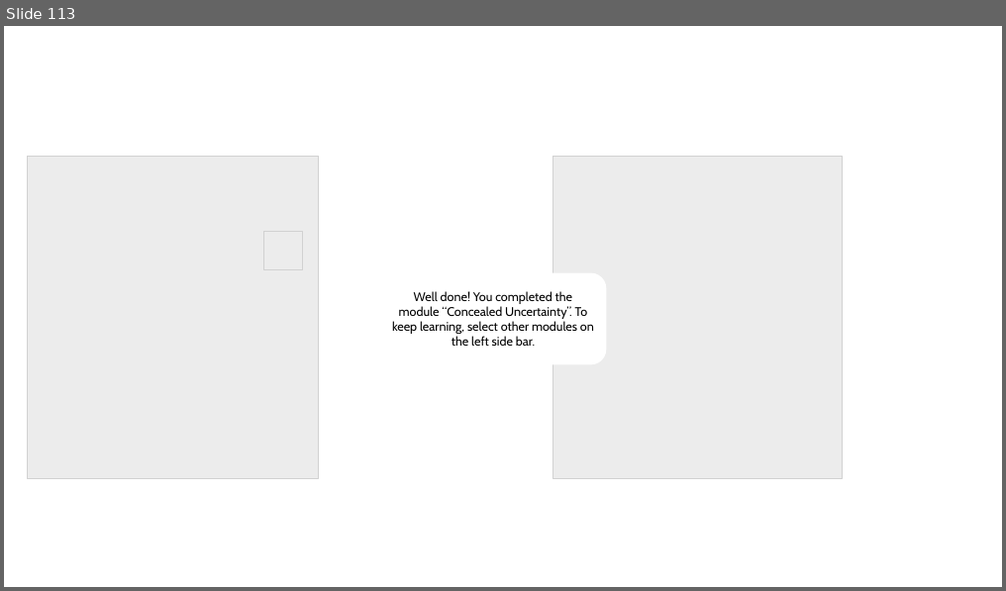
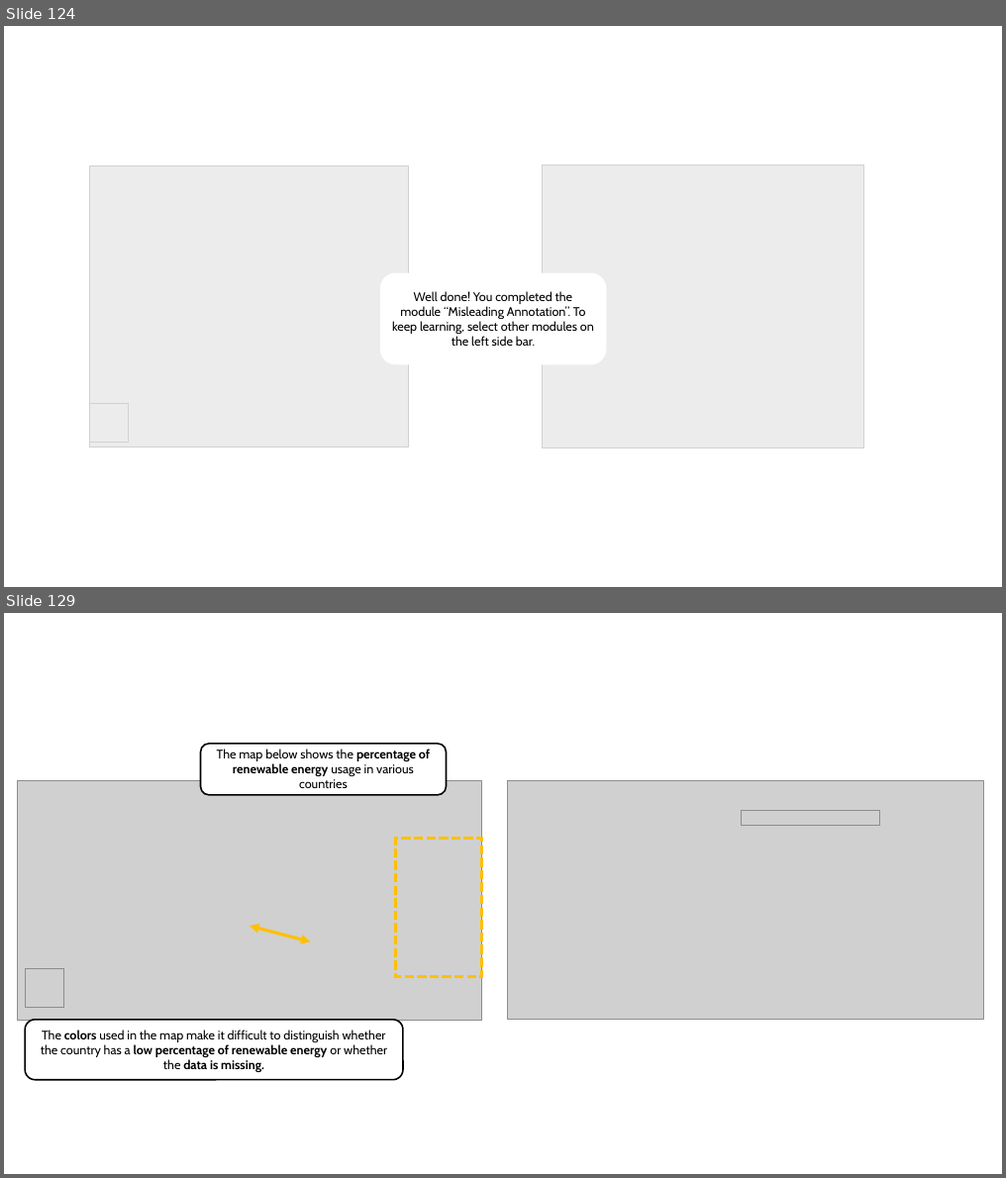
Before and after one commit to marianast97/VisualizationLiteracy, a slide deck: LearningContent/LearningContent.pptx. Shown one above the other, each under a label of ours: slide 113 before the commit, slides 124 and 129 after it; the slides between them are not shown. The pictures are 1006x591 and 1006x1178 pixels, drawn with LibreOffice and Linux fonts; fonts in the diff are those of the drawing; grey boxes stand for pictures. Boxes give left, top, right and bottom in pixels: in the first picture for what was removed or moved away, otherwise in the second. Text is boxed around its words. In the diff, an @@ line names an element or a change of style, - is before the commit and + after.

```diff
--- a/LearningContent/LearningContent.pptx
+++ b/LearningContent/LearningContent.pptx
@@ slide 129 added at [4, 613, 1002, 1174], background #FFFFFF @@
@@ rounded rectangle added at [201, 744, 447, 795], fill #FFFFFF, outline #000000 1.5 pt, 12 pt, text #000000 @@
+The map below shows the percentage of renewable energy usage in various countries
@@ picture added at [18, 781, 482, 1020] @@
@@ picture added at [507, 781, 984, 1020] @@
@@ picture added at [742, 811, 880, 826] @@
@@ rectangle added at [396, 839, 482, 977], outline #FFC000 3 pt dashed @@
@@ double arrow added from (250, 926) to (310, 943), #FFC000 3 pt @@
@@ picture added at [25, 968, 63, 1008] @@
@@ rounded rectangle added at [25, 1020, 403, 1080], fill #FFFFFF, outline #000000 1.5 pt, 12 pt, text #000000 @@
+The colors used in the map make it difficult to distinguish whether the country has a low percentage of renewable energy or whether the data is missing.
@@ what was slide 113 is now slide 124 @@
@@ slide 124 changed as well @@
@@ picture: place and size @@
-picture at [27, 157, 319, 478]
+picture at [89, 166, 408, 448]
@@ picture: place and size @@
-picture at [552, 157, 842, 478]
+picture at [542, 165, 864, 448]
@@ rounded rectangle "Well done! You completed the ...": place and size @@
-rounded rectangle "Well done! You completed the ..." at [392, 291, 594, 346]
+rounded rectangle "Well done! You completed the ..." at [380, 274, 607, 366]
@@ text in rounded rectangle at [392, 291, 594, 346]: text changed @@
-Well done! You completed the module “Concealed Uncertainty”. To keep learning, select other modules on the left side bar.
+Well done! You completed the module “Misleading Annotation”. To keep learning, select other modules on the left side bar.
@@ picture: place and size @@
-picture at [263, 231, 303, 271]
+picture at [89, 403, 129, 442]
```
Also in this commit, not shown: 72 other slides added, 18 other files.
